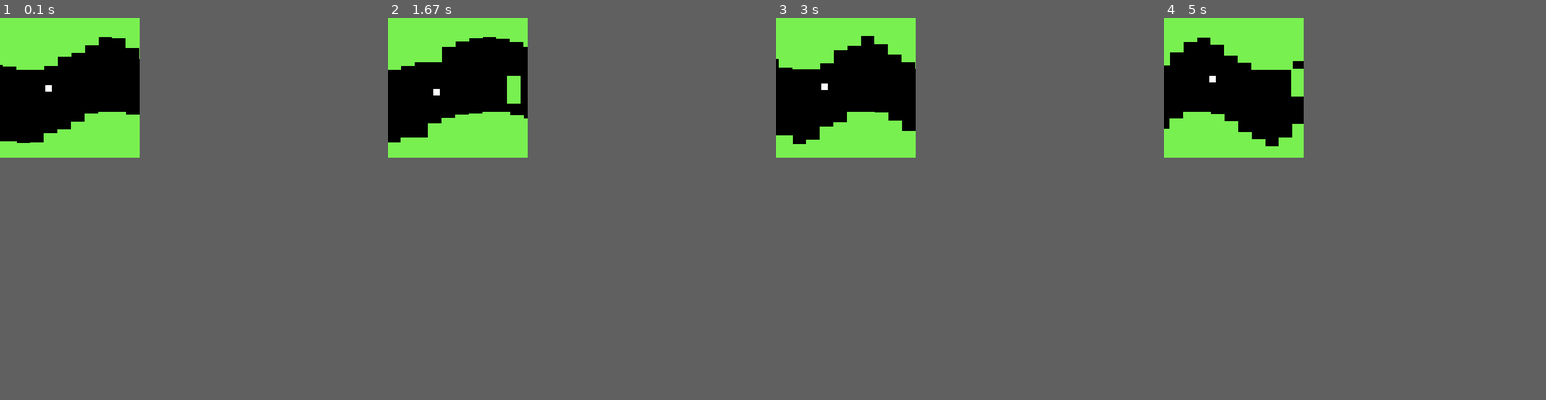
Above: before the commit, frames 1-4 (left to right).
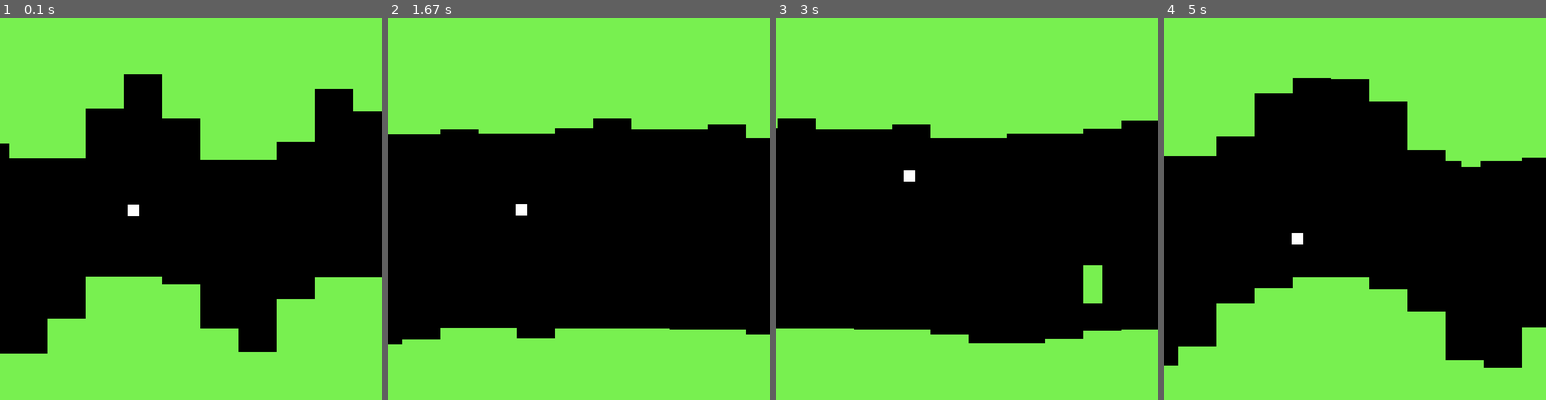
Above: after the commit, the same moments.

Repository: uzgit/helicopter-game
Game: pygame game, started from pixelcopter.py
Same seed, same stepped clock (60 frames per second), same inputs: the game is played once before the commit and once after it.
Inputs:
- Up to frame 1 (0.1 s): no input
- Up to frame 2 (1.67 s): tap W at 0.33, 1.07, 1.37, 1.57 s; tap Enter at 0.67 s
- Up to frame 3 (3 s): tap W at 1.9, 2.2, 2.4, 2.7, 2.97 s
- Up to frame 4 (5 s): tap W at 3.3, 3.6, 3.73, 4.13, 4.43, 4.8 s
In our replay, the window is 256x256 before the commit and 700x700 after it. These sizes can differ from the game's own. Grey fills any space a smaller window leaves; there, only what the larger window draws over its background counts as a difference.

The runs differ from the first frame. In frame 1, 51% of the frame differs, in the area x 0-100%, y 0-100%; in frame 2, 45%; in frame 3, 45%; in frame 4, 47%.

Commit message:
Changed dimensions of player and blocks, able to display game state.

Diff:
--- a/pixelcopter.py
+++ b/pixelcopter.py
@@ -1,4 +1,4 @@
-#!/usr/bin/env python
+#!/usr/bin/env python3
 
 import math
 import sys
@@ -9,10 +9,19 @@
 from pygamewrapper import PyGameWrapper
 
 import pygame
-from pygame.constants import K_w, K_s
+from pygame.constants import K_w, K_s, K_q
 #from .utils.vec2d import vec2d
 from vec2d import vec2d
 
+DISPLAY_UPDATE = '-silent' not in sys.argv and '-s' not in sys.argv
+
+WINDOW_WIDTH  = 700
+WINDOW_HEIGHT = 700
+BLOCK_WIDTH_COEFFICIENT   = 0.05 #default is 0.1
+BLOCK_HEIGHT_COEFFICIENT  = 0.10 #default is 0.2
+PLAYER_WIDTH_COEFFICIENT  = 0.03 #default = 0.05
+PLAYER_HEIGHT_COEFFICIENT = 0.03 #default = 0.05
+
 class Block(pygame.sprite.Sprite):
 
     def __init__(self, pos_init, speed, SCREEN_WIDTH, SCREEN_HEIGHT):
@@ -20,10 +29,8 @@
 
         self.pos = vec2d(pos_init)
 
-        self.width = int(SCREEN_WIDTH * 0.1)
-        self.height = int(SCREEN_HEIGHT * 0.2)
-#        self.width =  int(2)
-#        self.height = int(2)
+        self.width = int(SCREEN_WIDTH * BLOCK_WIDTH_COEFFICIENT)
+        self.height = int(SCREEN_HEIGHT * BLOCK_HEIGHT_COEFFICIENT)
         self.speed = speed
 
         self.SCREEN_WIDTH = SCREEN_WIDTH
@@ -62,8 +69,8 @@
         self.fall_speed = speed * 0.09  # 0.0019
         self.momentum = 0
 
-        self.width = SCREEN_WIDTH * 0.05
-        self.height = SCREEN_HEIGHT * 0.05
+        self.width = SCREEN_WIDTH * PLAYER_WIDTH_COEFFICIENT
+        self.height = SCREEN_HEIGHT * PLAYER_HEIGHT_COEFFICIENT
 
         image = pygame.Surface((self.width, self.height))
         image.fill((0, 0, 0, 0))
@@ -96,6 +103,7 @@
         self.pos = vec2d(pos_init)
         self.speed = speed
         self.width = int( SCREEN_WIDTH * 0.2)
+#        self.width = int( SCREEN_WIDTH * 0.01)
 
         image = pygame.Surface((self.width, SCREEN_HEIGHT * 1.5))
         image.fill((0, 0, 0, 0))
@@ -141,8 +149,9 @@
     """
 
     def __init__(self, width=48, height=48):
-        actions = {
-            "up": K_w
+        actions ={
+            "up"   : K_w,
+            "quit" : K_q
         }
 
         PyGameWrapper.__init__(self, width, height, actions=actions)
@@ -160,8 +169,11 @@
 
             if event.type == pygame.KEYDOWN:
                 key = event.key
-                if key == self.actions['up']:
+                if   key == self.actions['up']:
                     self.is_climbing = True
+                elif key == self.actions['quit']:
+                    pygame.quit()
+                    sys.exit()
 
     def getGameState(self):
         """
@@ -336,7 +348,7 @@
     import numpy as np
 
     pygame.init()
-    game = Pixelcopter(width=256, height=256)
+    game = Pixelcopter(width=WINDOW_WIDTH, height=WINDOW_HEIGHT)
     game.screen = pygame.display.set_mode(game.getScreenDims(), 0, 32)
     game.clock = pygame.time.Clock()
     game.rng = np.random.RandomState(24)
@@ -347,4 +359,5 @@
             game.reset()
         dt = game.clock.tick_busy_loop(30)
         game.step(dt)
+        print(game.getGameState())
         pygame.display.update()
Not shown, changed: pixelcopter.py.orig
Not shown, changed: pygamewrapper.pyc
Not shown, changed: vec2d.pyc
